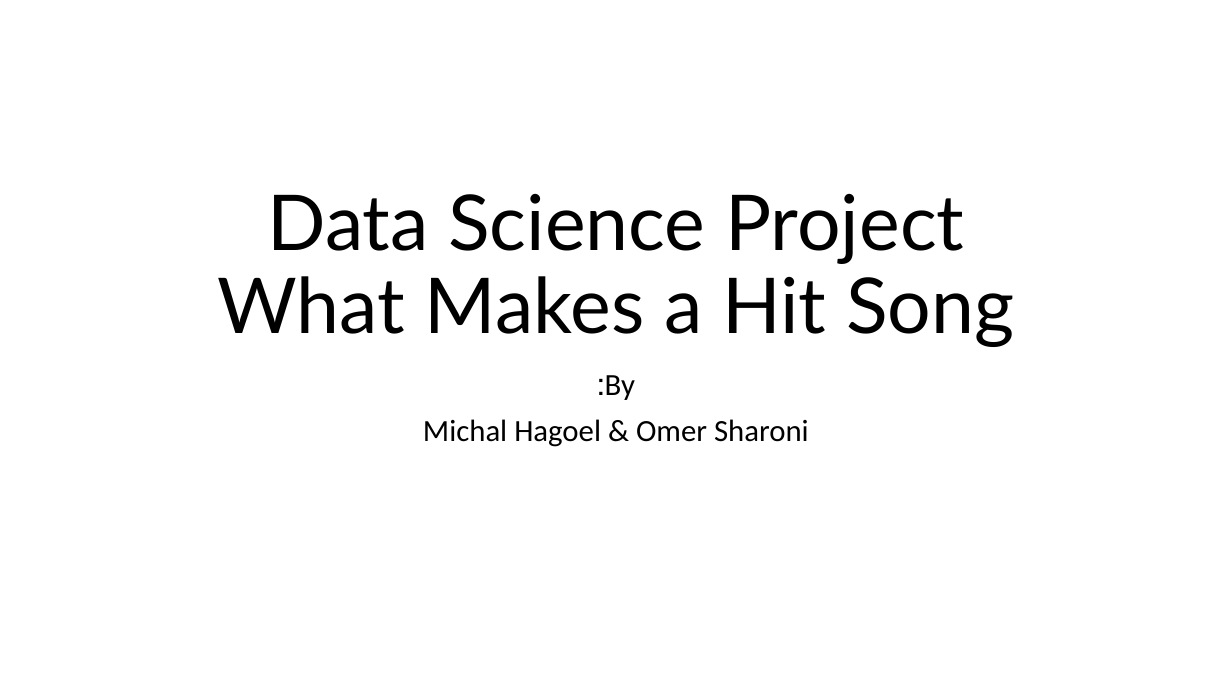
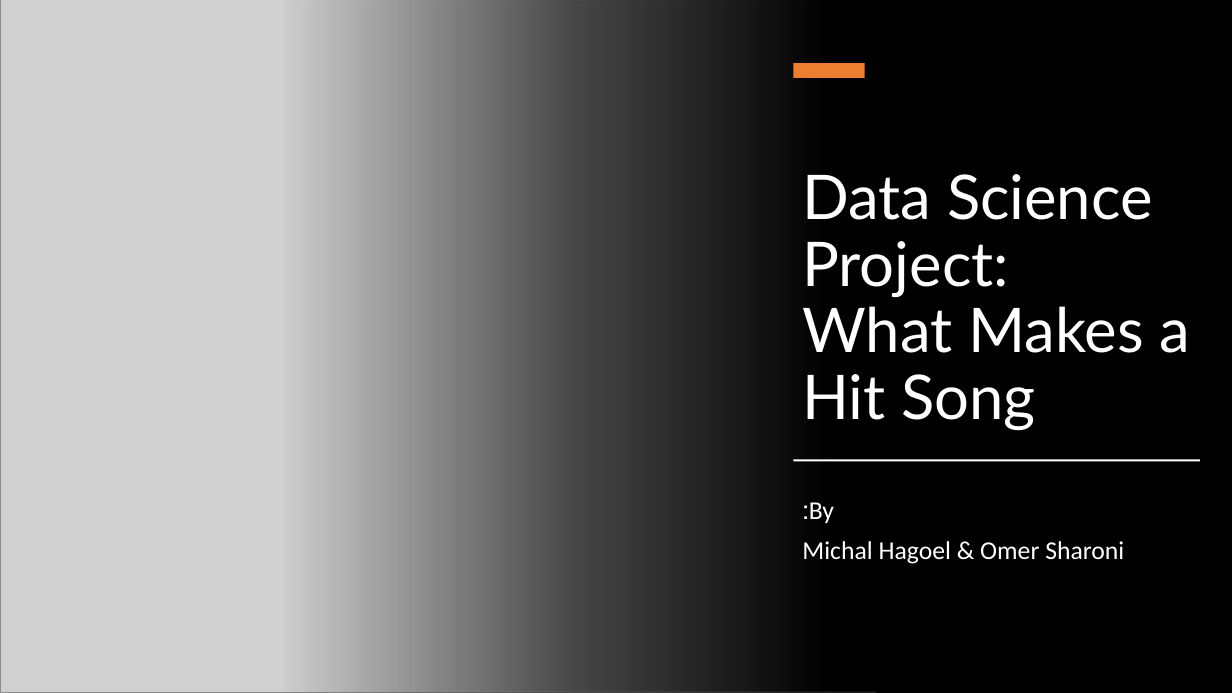
Before and after one commit to omersh1998/song-prediction-final-project, a slide deck: slide 1 of presentation/song_prediction.pptx. Drawn at 1232x693 pixels with LibreOffice and Linux fonts; fonts in the diff are those of the drawing; grey boxes stand for pictures. Boxes give left, top, right and bottom in pixels: in the first picture for what was removed or moved away, otherwise in the second. Text is boxed around its words. In the diff, an @@ line names an element or a change of style, - is before the commit and + after.

Commit message:
Added presentation fix

```diff
--- a/presentation/song_prediction.pptx
+++ b/presentation/song_prediction.pptx
@@ background #FFFFFF to #000000 @@
@@ picture added at (x1=0, y1=0, x2=876, y2=693) @@
@@ rectangle added at (x1=282, y1=0, x2=1232, y2=693), fill gradient #000000 @@
@@ rectangle added at (x1=793, y1=63, x2=865, y2=78), fill #ED7D31 @@
@@ title at (x1=802, y1=174, x2=1191, y2=430): text changed; size 60 to 48 pt; text colour #000000 to #FFFFFF @@
-Data Science Project
-What Makes a Hit Song
+Data Science Project:
+What Makes a Hit Song
@@ rectangle added at (x1=794, y1=459, x2=1201, y2=461), fill #FFFFFF @@
@@ subtitle "By:" moved from (x1=423, y1=375, x2=809, y2=447) to (x1=802, y1=502, x2=1124, y2=564) @@
@@ subtitle "By:" at (x1=802, y1=502, x2=1124, y2=564): size 24 to 20 pt, text colour #000000 to #FFFFFF; alignment centre to left @@
```
Also in this commit, not shown: 8 other slides changed, 1 slide removed.
